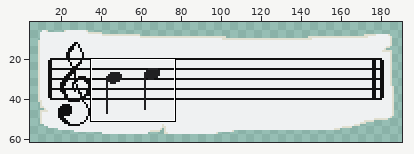
File history of a pixel-art file, Assets/Resources/Sprites/UI Elements/treble_n_staff.aseprite. The picture above shows the old version from afar; the outline marks the close-up.
Close-up. The starting point:
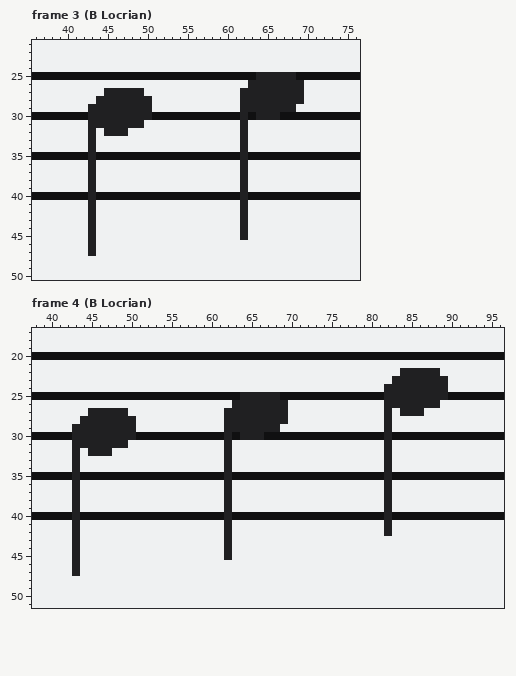
192x64 pixels, 56 frames. Shown: frame 3 (B Locrian): x 36..76, y 21..50; frame 4 (B Locrian): x 38..96, y 17..51. The wide view leaves out empty margins. The commit also changed other frames or places, which this record leaves out.
New version:
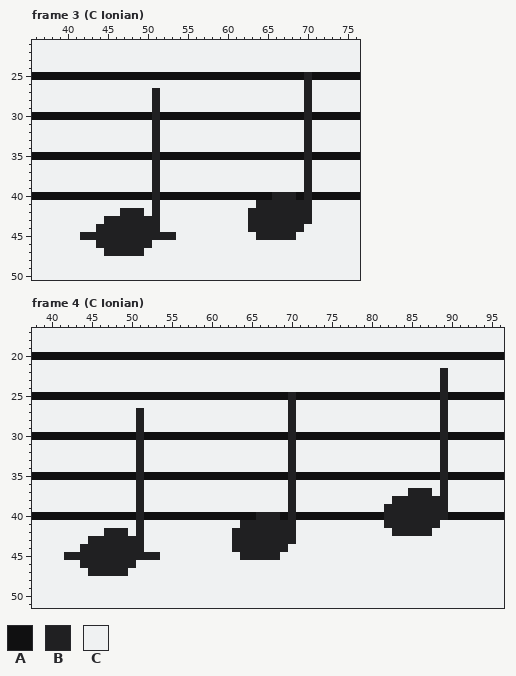
Palette (. is transparent): A #101011  B #202022  C #eff1f2
What changed:
Changed rows in their new state; - is an unchanged pixel.
Frame 3 (C Ionian), layer "Notes":
first column x 42:
25 ----------------------AAAAA-B
26 ---------------------CCCCCCCB
27 ---CCCCC-B----------CCCCCCCCB
28 --CCCCCCCB----------CCCCCCCCB
29 -CCCCCCCCB----------CCCCCCC-B
30 -AAAAAAAAB----------A-AAA---B
31 -CCCCCCC-B----------C-------B
32 -C-CCC---B----------C-------B
33 -C-------B----------C-------B
34 -C-------B----------C-------B
35 -A-------B----------A-------B
36 -C-------B----------C-------B
37 -C-------B----------C-------B
38 -C-------B----------C-------B
39 -C-------B----------C-------B
40 -A-------B----------A---BBB-B
41 -C-------B----------C-BBBBBBB
42 -C---BBB-B----------CBBBBBBBB
43 -C-BBBBBBB----------CBBBBBBBB
44 -CBBBBBBBB----------CBBBBBBB-
45 B-BBBBBBBBBB--------C-BBBBB--
46 -CBBBBBBB--------------------
47 -C-BBBBB---------------------
Frame 4 (C Ionian), layer "Notes":
first column x 42:
22 ------------------------------------------CCCCCB
23 -----------------------------------------CCCCCC-
24 ----------------------------------------CCCCCCC-
25 ----------------------AAAAA-B-----------AAAAAAA-
26 ---------------------CCCCCCCB-----------CCCCCCCB
27 ---CCCCC-B----------CCCCCCCCB-----------C-CCC--B
28 --CCCCCCCB----------CCCCCCCCB-----------C------B
29 -CCCCCCCCB----------CCCCCCC-B-----------C------B
30 -AAAAAAAAB----------A-AAA---B-----------A------B
31 -CCCCCCC-B----------C-------B-----------C------B
32 -C-CCC---B----------C-------B-----------C------B
33 -C-------B----------C-------B-----------C------B
34 -C-------B----------C-------B-----------C------B
35 -A-------B----------A-------B-----------A------B
36 -C-------B----------C-------B-----------C------B
37 -C-------B----------C-------B-----------C--BBB-B
38 -C-------B----------C-------B-----------CBBBBBBB
39 -C-------B----------C-------B------------BBBBBBB
40 -A-------B----------A---BBB-B------------BBBBBBB
41 -C-------B----------C-BBBBBBB------------BBBBBB-
42 -C---BBB-B----------CBBBBBBBB-----------CBBBBB--
43 -C-BBBBBBB----------CBBBBBBBB-------------------
44 -CBBBBBBBB----------CBBBBBBB--------------------
45 B-BBBBBBBBBB--------C-BBBBB---------------------
46 -CBBBBBBB---------------------------------------
47 -C-BBBBB----------------------------------------
Changed places in both close-ups, as pixel boxes (x1, y1, x2, y2):
changed: (240, 72, 312, 240)
changed: (80, 88, 176, 256)
changed: (384, 368, 448, 536)
changed: (224, 392, 296, 560)
changed: (64, 408, 160, 576)
